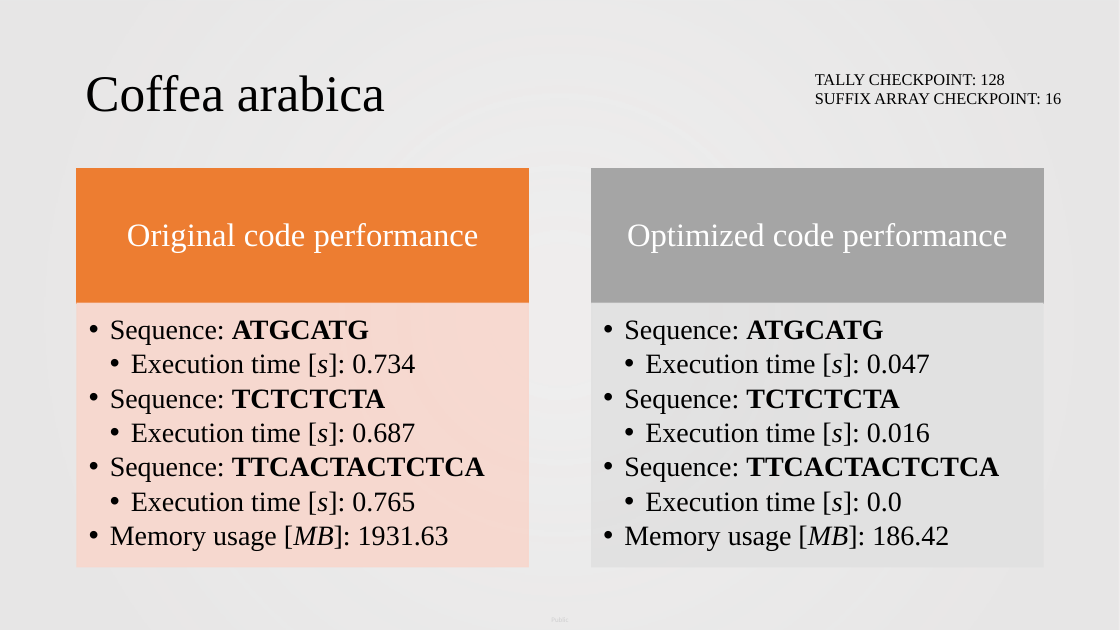
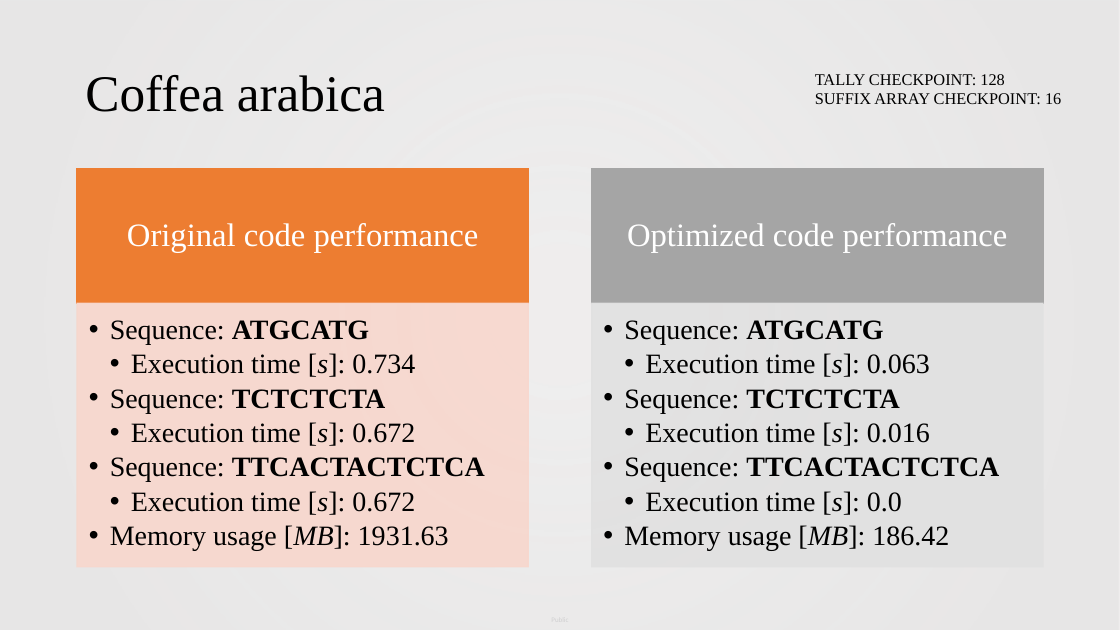
Before and after one commit to GlorijaDoslo/Genome_informatics_project, a slide deck: slide 6 of bwt-and-fm-index.pptx. Drawn at 1120x630 pixels with LibreOffice and Linux fonts; fonts in the diff are those of the drawing; background and template pictures are left out. Boxes give left, top, right and bottom in pixels: in the first picture for what was removed or moved away, otherwise in the second. Text is boxed around its words. In the diff, an @@ line names an element or a change of style, - is before the commit and + after.

```diff
--- a/bwt-and-fm-index.pptx
+++ b/bwt-and-fm-index.pptx
@@ text at (645,353,930,377): text changed @@
-    • Execution time [s]: 0.047
+    • Execution time [s]: 0.063
@@ text at (131,422,415,446): text changed @@
-    • Execution time [s]: 0.687
+    • Execution time [s]: 0.672
@@ text at (131,491,415,515): text changed @@
-    • Execution time [s]: 0.765
+    • Execution time [s]: 0.672
```
Also in this commit, not shown: 1 other slide changed.
